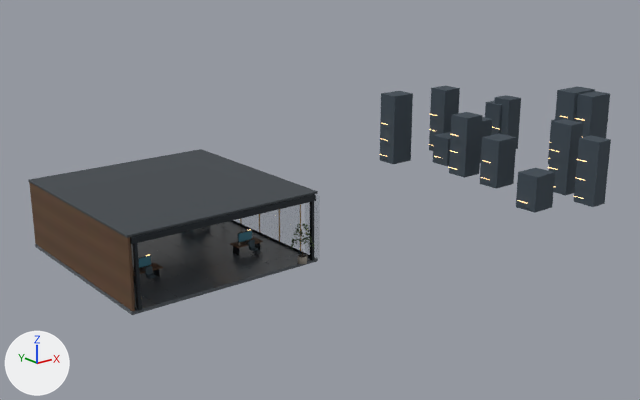
Renders of the glTF model gabriel-portfolio/public/models/environment-4.glb from each side of a commit.
One viewpoint serves both versions: a 50 mm camera at (-34.4, -61.9, 26.6) aimed at (20.0, 6.1, -0.6). The lights are fixed; the arrows at lower left show +X, +Y and +Z. The older version comes first. Where no turn or scale is listed for an object, it has been applied to the vertices. Vertices at exactly the same position are counted once.

Names of what the first picture shows: 'Continuous floor slab'.
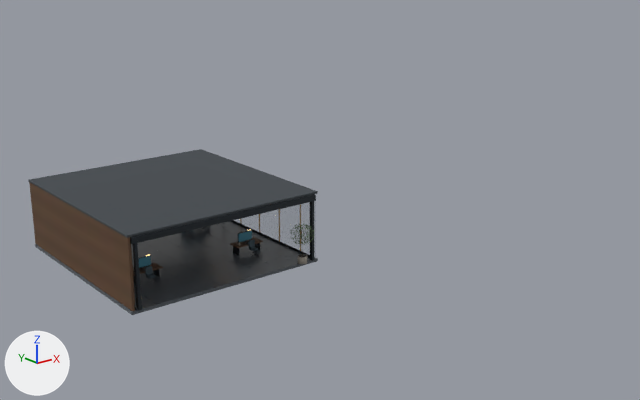
Where the newer file only moved an object's origin or applied its transform, the numbers keep the older frame.

What differs and where, as boxes [x1, y1, x2, y2] in the pictures (640 x 400 px; the box of a moved part takes in the faces that stretch with it):
'Continuous floor slab', reshaped (50% narrower, 27% shorter): before [28, 86, 611, 315]; after [28, 149, 318, 315]
part 1 of me_cube_1144, moved or reshaped (not visible afterwards): before [480, 134, 517, 189]
part 2 of me_cube_1144, moved or reshaped (not visible afterwards): before [516, 168, 555, 213]
part 3 of me_cube_1144, moved or reshaped (not visible afterwards): before [549, 119, 583, 196]
part 4 of me_cube_1144, moved or reshaped (not visible afterwards): before [555, 86, 595, 121]
part 5 of me_cube_1144, moved or reshaped (not visible afterwards): before [574, 135, 611, 207]
part 6 of me_cube_1144, moved or reshaped (not visible afterwards): before [449, 112, 482, 178]
part 7 of me_cube_1144, moved or reshaped (not visible afterwards): before [575, 91, 610, 138]
part 8 of me_cube_1144, moved or reshaped (not visible afterwards): before [433, 132, 451, 166]
part 9 of me_cube_1144, moved or reshaped (not visible afterwards): before [480, 117, 492, 163]
part 10 of me_cube_1144, moved or reshaped (not visible afterwards): before [380, 91, 413, 164]
part 11 of me_cube_1144, deleted: before [290, 86, 587, 250]
part 12 of me_cube_1144, reshaped: before [155, 194, 320, 273]; after [131, 194, 316, 298]

The edits, one by one:
me_cube_1144 is used by ob_continuous_floor_slab; location (24.78, 3.73, 2.97).
me_cube_1144 had 12398 vertices, 21759 faces and spanned x -33.3..33.3, y -14.2..14.2, z -5.0..5.0.
me_cube_1144 now has 14474 vertices, 24856 faces and spans x -33.3..-16.3, y -12.8..6.4, z -3.2..2.8.
me_cube_1144 part 1: the loose piece of 24 vertices spanning x 16.1..19.1, y -3.3..-0.8, z -5.0..0.5 is scaled about its middle by (0.0218, 7.28, 0.0421), then moved by (-48.2, -0.7, 4.8), in mat_quarter_sawn_walnut_004.
me_cube_1144 part 2: the loose piece of 24 vertices spanning x 12.5..15.4, y -11.5..-9.0, z -5.0..-1.1 is scaled about its middle by (0.0223, 7.28, 0.0605), then moved by (-42.5, 7.5, 5.6), in mat_quarter_sawn_walnut_004.
me_cube_1144 part 3: the loose piece of 24 vertices spanning x 20.0..22.0, y -9.8..-7.3, z -5.0..2.9 is scaled about its middle by (0.0324, 7.26, 0.0293), then moved by (-42.0, 5.8, 3.6), in mat_quarter_sawn_walnut_004.
me_cube_1144 part 4: the loose piece of 24 vertices spanning x 26.5..30.4, y -5.3..-2.8, z -5.0..5.0 is scaled about its middle by (0.0169, 7.27, 0.0232), then moved by (-47.4, 1.3, 2.6), in mat_quarter_sawn_walnut_004.
me_cube_1144 part 5: the loose piece of 24 vertices spanning x 18.8..20.8, y -14.2..-11.7, z -5.0..2.0 is scaled about its middle by (7.53, 0.0187, 0.0132), then moved by (-44.6, 3.2, 4.1), in mat_satin_bronze_004 (brown #a68659).
me_cube_1144 part 6: the loose piece of 24 vertices spanning x 16.7..19.3, y 2.1..4.6, z -5.0..2.1 is scaled about its middle by (5.82, 0.0187, 0.013), then moved by (-42.8, -10.1, 4.0), in mat_satin_bronze_004 (brown #a68659).
me_cube_1144 part 7: the loose piece of 24 vertices spanning x 27.0..30.4, y -7.3..-4.8, z -5.0..4.8 is scaled about its middle by (4.43, 0.0192, 0.00948), then moved by (-53.5, 2.3, 2.7), in mat_satin_bronze_004 (brown #a68659).
me_cube_1144 part 8: the loose piece of 24 vertices spanning x 18.8..22.1, y 6.9..9.4, z -5.0..-1.5 is scaled about its middle by (4.63, 0.0192, 0.0267), then moved by (-45.2, -8.8, 5.8), in mat_satin_bronze_004 (brown #a68659).
me_cube_1144 part 9: the loose piece of 24 vertices spanning x 21.5..24.9, y 5.3..7.8, z -5.0..0.4 is scaled about its middle by (4.36, 0.0192, 0.0173), then moved by (-48.0, -4.3, 4.9), in mat_satin_bronze_004 (brown #a68659).
me_cube_1144 part 10: the loose piece of 24 vertices spanning x 14.3..17.3, y 11.7..14.2, z -5.0..3.5 is scaled about its middle by (4.92, 0.0192, 0.0109), then moved by (-40.6, -7.6, 3.3), in mat_satin_bronze_004 (brown #a68659).
me_cube_1144 part 11: 155 loose pieces with 840 vertices, spanning x -18.9..33.3, y -13.6..14.0, z -5.0..3.3, are deleted.
me_cube_1144 part 12: 205 vertices moved within x -31.1..-17.1, y -12.5..1.0, z -2.1..0.5; 310 vertices removed from x -31.4..-16.5, y -12.6..6.8, z -2.9..2.6; 3220 vertices added at x -33.1..-16.5, y -12.8..6.3, z -3.0..2.6.
Other edits to the shape of me_cube_1144 do not show in these pictures.
me_cube_1144 no longer uses material mat_distant_blue_stone_004 (dark blue #3c4852).
